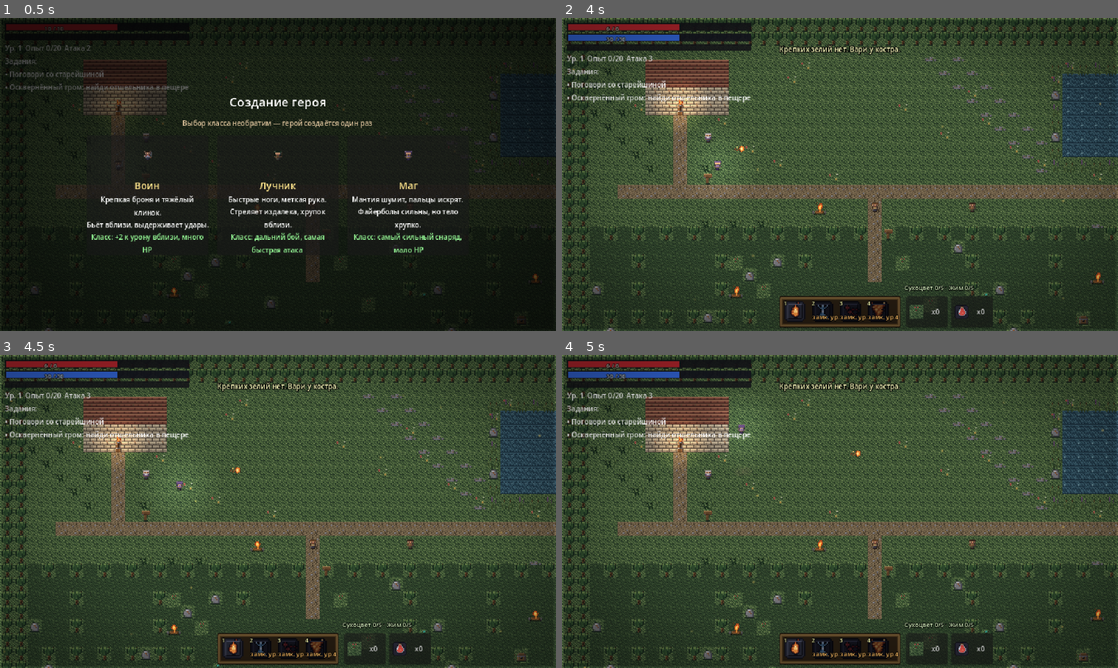
Above: before the commit, frames 1-4 (two rows, left to right).
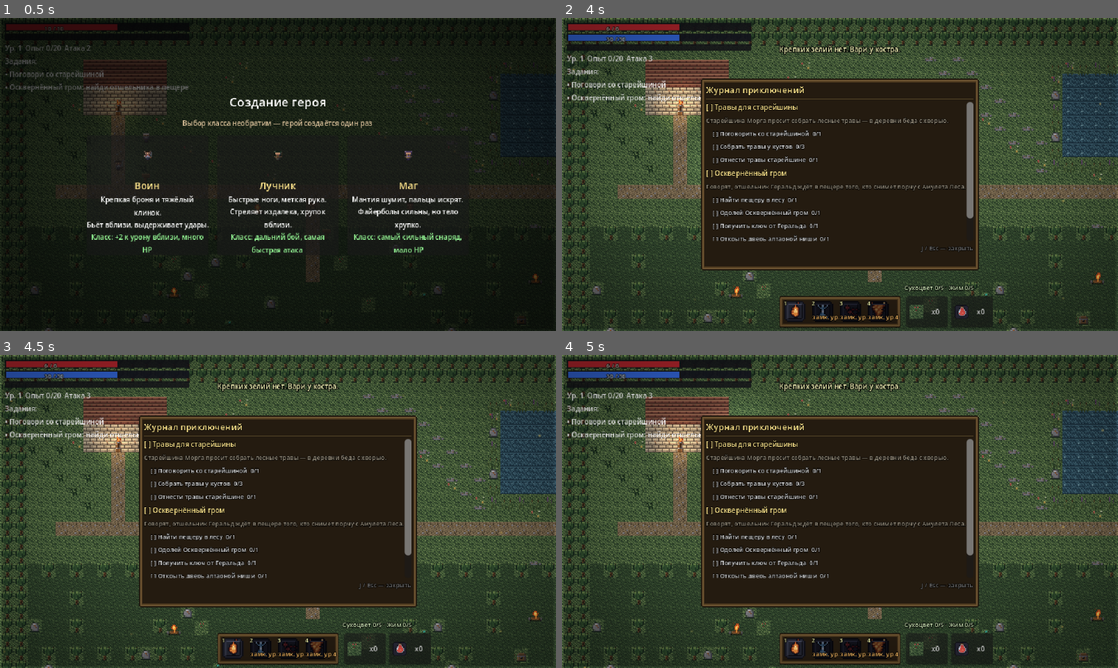
Above: after the commit, the same moments.

Repository: kgazha/shadows-of-the-northwood
Game: Godot game, scene res://scenes/main.tscn
Two runs of this game, one before a commit and one after it. Both use one fixed random seed, a clock stepped at 60 frames per second and the inputs below.
Inputs (mouse positions are in pixels of both pictures, inside the frame that each line leads up to):
- Up to frame 1 (0.5 s): no input
- Up to frame 2 (4 s): tap Enter (ui_accept) at 0.5, 0.77, 2.75, 3.02 s; move the mouse to (962, 158) at 0.52 s; hold D (move_right) 0.53-1.25 s; tap Space (roll) at 0.6, 3.05 s; click (962, 158) at 0.67 s; tap J at 0.8, 2.85, 3.8 s; click "x0" at 1.25 s; click "x0" at 2 s; move the mouse to (728, 190) at 2.77 s; hold S (move_down) 2.78-3.53 s; click (728, 190) at 2.92 s; move the mouse to (895, 105) at 3.52 s; press the mouse at (895, 105) at 3.53 s; hold D (move_right) from 3.53 s (still down)
- Up to frame 3 (4.5 s): move the mouse to (250, 574) at 4.27 s; release D (move_right) at 4.28 s; release the mouse at (250, 574) at 4.28 s; hold W (move_up) from 4.28 s (still down); tap E (interact) at 4.35 s; click (250, 574) at 4.42 s
- Up to frame 4 (5 s): keep holding W (move_up); tap Enter (ui_accept) at 4.52 s; tap Space (roll) at 4.55 s

Frame 1 is identical in both runs. In frame 2, 30% of the frame differs, in the area x 3-75%, y 19-81%; in frame 3, 30%; in frame 4, 30%.

Commit message:
quests: QuestsData registry + Journal (J) side quests via flags, world hook (sand_q merged)

Diff:
--- /dev/null
+++ b/pixel-rpg/scripts/journal.gd
@@ -0,0 +1,193 @@
+class_name Journal
+extends CanvasLayer
+## Журнал приключений: накладное окно поверх HUD, открывается/закрывается
+## клавишей J (physical_keycode — работает и в русской раскладке) и Esc.
+##
+## Создаётся ОДНОЙ строкой из world._ready() (см. интеграционный запрос):
+## 	add_child(Journal.new())
+## Никаких других правок world.gd/hud.gd не требуется.
+##
+## Мышь: когда журнал скрыт — не перехватывает НИЧЕГО (root и все Control
+## в IGNORE, subtree скрыт). У CanvasLayer в Godot 4 нет mouse_filter,
+## поэтому проброс мыши обеспечивается на уровне Control-корня (_root):
+## скрыт => visible=false + все child в MOUSE_FILTER_IGNORE.
+##
+## Прогресс/автостарты не считает: тиком дёргает QuestsData.refresh() —
+## единственный источник правды о квестах. Уведомления — через GameState.toast.
+
+const TICK := 0.35  # сек между аудитами реестра квестов (автостарт/завершение)
+
+var _open := false
+var _dirty := true
+var _tick := 0.0
+var _root: Control
+var _panel: PanelContainer
+var _scroll: ScrollContainer
+var _list: VBoxContainer
+var _frame_tex: Texture2D
+
+func _ready() -> void:
+	layer = 5  # поверх HUD (у hud.gd слой 1, виньетка — внутри hud)
+	# ассет-фолбэки как в hud.gd: без рамки окно остаётся на стиле темы
+	if ResourceLoader.exists("res://assets/ui/panel_frame.png"):
+		_frame_tex = load("res://assets/ui/panel_frame.png")
+	else:
+		push_warning("Нет ассета: assets/ui/panel_frame.png — журнал без рамки")
+	var th := Theme.new()
+	th.default_font_size = 8  # пиксельная сетка HUD: 8 px базовый шрифт
+	_root = Control.new()
+	_root.set_anchors_preset(Control.PRESET_FULL_RECT)
+	_root.mouse_filter = Control.MOUSE_FILTER_IGNORE
+	add_child(_root)
+	_panel = PanelContainer.new()
+	_panel.set_anchors_preset(Control.PRESET_CENTER)
+	_panel.offset_left = -160
+	_panel.offset_right = 160
+	_panel.offset_top = -110
+	_panel.offset_bottom = 110
+	if _frame_tex != null:
+		_panel.add_theme_stylebox_override("panel", _ui_frame_style(6.0))
+	var vb := VBoxContainer.new()
+	vb.add_theme_constant_override("separation", 3)
+	_panel.add_child(vb)
+	var title := _mk_label("Журнал приключений", 10, Color(1, 0.9, 0.55))
+	vb.add_child(title)
+	var sep := ColorRect.new()
+	sep.custom_minimum_size = Vector2(0, 1)
+	sep.color = Color(1, 0.85, 0.5, 0.3)
+	sep.mouse_filter = Control.MOUSE_FILTER_IGNORE
+	vb.add_child(sep)
+	_scroll = ScrollContainer.new()
+	_scroll.custom_minimum_size = Vector2(296, 160)
+	_scroll.horizontal_scroll_mode = ScrollContainer.SCROLL_MODE_DISABLED
+	vb.add_child(_scroll)
+	_list = VBoxContainer.new()
+	_list.add_theme_constant_override("separation", 4)
+	_list.size_flags_horizontal = Control.SIZE_EXPAND_FILL
+	_scroll.add_child(_list)
+	var hint := _mk_label("J / Esc — закрыть", 7, Color(1, 1, 1, 0.45))
+	hint.horizontal_alignment = HORIZONTAL_ALIGNMENT_RIGHT
+	vb.add_child(hint)
+	_panel.theme = th
+	_root.add_child(_panel)
+	close()  # стартовое состояние: скрыт, мышь насквозь
+	GameState.quest_changed.connect(func() -> void: _dirty = true)
+
+func _process(delta: float) -> void:
+	_tick -= delta
+	if _tick > 0.0:
+		return
+	_tick = TICK
+	QuestsData.refresh(GameState)  # автостарты/завершения: только флаги "q." + toast
+	if _open and GameState.input_locked:
+		close()  # открылся диалог/модалка — журнал не должен мешать
+	if _open and _dirty:
+		_dirty = false
+		_rebuild()
+
+# --- публичный API ---
+
+func open() -> void:
+	if _open:
+		return
+	_open = true
+	_dirty = false
+	_rebuild()
+	_root.visible = true
+	_panel.mouse_filter = Control.MOUSE_FILTER_STOP
+	_scroll.mouse_filter = Control.MOUSE_FILTER_STOP
+	_scroll.scroll_vertical = 0
+	GameAudio.sfx("book")  # шелест страниц; нет файла — тихий пропуск
+
+func close() -> void:
+	_open = false
+	_root.visible = false
+	_set_mouse_pass(_root)  # скрыт => НИ ОДИН control не ловит мышь
+
+func toggle() -> void:
+	if _open:
+		close()
+	else:
+		open()
+
+func is_open() -> bool:
+	return _open
+
+# --- ввод ---
+
+## Physical-код: буква на физической клавише, раскладка (ру/англ) не важна.
+func _unhandled_key_input(event: InputEvent) -> void:
+	if not (event is InputEventKey) or event.echo or not event.pressed:
+		return
+	if event.physical_keycode == KEY_J:
+		if _open:
+			close()
+			get_viewport().set_input_as_handled()
+		elif not GameState.input_locked:  # диалог/модалка — журнал не открываем
+			open()
+			get_viewport().set_input_as_handled()
+	elif event.physical_keycode == KEY_ESCAPE and _open:
+		close()
+		get_viewport().set_input_as_handled()
+
+# --- построение списка квестов ---
+
+func _rebuild() -> void:
+	for ch in _list.get_children():
+		ch.queue_free()
+	var entries: Array = QuestsData.entries(GameState)
+	if entries.is_empty():
+		_list.add_child(_mk_label("Записей пока нет.\nПоговори со старейшиной в деревне.", 8, Color(0.85, 0.8, 0.7, 0.8)))
+		return
+	for raw_e in entries:
+		var e: Dictionary = raw_e
+		var st := int(e.get("status", 0))
+		var head: String = "[x] " if st == QuestsData.STATUS_DONE else "[ ] "
+		var col := Color(0.55, 0.85, 0.5) if st == QuestsData.STATUS_DONE else (Color(1, 0.9, 0.55) if bool(e.get("story", false)) else Color(0.7, 0.88, 1.0))
+		var t := _mk_label(head + String(e.get("title", "")), 8, col)
+		_list.add_child(t)
+		var d := _mk_label(String(e.get("desc", "")), 7, Color(0.85, 0.8, 0.7, 0.7))
+		d.autowrap_mode = TextServer.AUTOWRAP_WORD_SMART
+		d.custom_minimum_size = Vector2(280, 0)
+		_list.add_child(d)
+		for raw_tg in e.get("targets", []):
+			var tg: Dictionary = raw_tg
+			var done := bool(tg.get("done", false))
+			var row := _mk_label("    %s %s  %d/%d" % ["[x]" if done else "[ ]", String(tg.get("label", "")), int(tg.get("cur", 0)), int(tg.get("need", 1))], 7, Color(0.55, 0.85, 0.5) if done else Color(1, 1, 1, 0.85))
+			_list.add_child(row)
+
+# --- мелкие хелперы стиля (в тон hud.gd) ---
+
+func _mk_label(text: String, font_size: int, color: Color) -> Label:
+	var l := Label.new()
+	l.text = text
+	l.add_theme_font_size_override("font_size", font_size)
+	l.add_theme_color_override("font_color", color)
+	l.add_theme_color_override("font_outline_color", Color(0, 0, 0, 0.9))
+	l.add_theme_constant_override("outline_size", 3)
+	l.mouse_filter = Control.MOUSE_FILTER_IGNORE
+	return l
+
+## Скрытый журнал мышь не перехватывает вовсе: весь subtree в IGNORE.
+func _set_mouse_pass(n: Node) -> void:
+	if n is Control:
+		(n as Control).mouse_filter = Control.MOUSE_FILTER_IGNORE
+	for c in n.get_children():
+		_set_mouse_pass(c)
+
+## Клон _ui_frame_style из hud.gd: Kenney 9-slice рамка 32x32, край 4 px.
+func _ui_frame_style(content: float) -> StyleBoxTexture:
+	if _frame_tex == null:
+		return null
+	var sb := StyleBoxTexture.new()
+	sb.texture = _frame_tex
+	sb.region_rect = Rect2(0, 0, 32, 32)
+	sb.texture_margin_left = 4
+	sb.texture_margin_top = 4
+	sb.texture_margin_right = 4
+	sb.texture_margin_bottom = 4
+	sb.content_margin_left = content
+	sb.content_margin_top = content
+	sb.content_margin_right = content
+	sb.content_margin_bottom = content
+	return sb
--- /dev/null
+++ b/pixel-rpg/scripts/quests_data.gd
@@ -0,0 +1,247 @@
+class_name QuestsData
+extends RefCounted
+## Статический реестр квестов «Теней Северного Леса» (волна «контент»).
+##
+## Модель: квест = id + название + описание + цепочка целей. Прогресс считается
+## ТОЛЬКО как функция от GameState (var-поля, get_flag) — никакой записи в
+## GameState, кроме set_flag для служебных флагов с префиксом "q." и emit
+## сигналов toast / quest_changed (автостарт/завершение побочных квестов).
+##
+## Сюжетные квесты (elder/slime/cave) обёрнуты в эту модель, но их поля-канон
+## (elder_quest / slime_quest / cave_state) остаются в GameState и здесь
+## только читаются — переходы по-прежнему пишет world.gd через диалоги.
+##
+## Служебные флаги системы (хранилище GameState.flags, префикс "q."):
+##  "q.<quest_id>" — статус побочного квеста: 1 активен, 2 выполнен (нет = 0);
+##  "q.got.<mat>"  — накоплено материала за игру (для целей типа collect_mat);
+##  "q.last.<mat>" — последнее виденное количество материала (для счёта дельты).
+##
+## Единственный носитель системы — journal.gd: он дёргает refresh() тиком.
+## Без журнала (не интегрирован) квесты-обёртки читаются корректно, но
+## автостарт побочек не происходит — это штатная деградация.
+
+const FLAG_PREFIX := "q."        # статусы побочных квестов: "q." + id
+const GOT_PREFIX := "q.got."     # накоплено материала: "q.got." + material id
+const LAST_PREFIX := "q.last."   # последнее виденное кол-во: "q.last." + id
+
+const STATUS_NONE := 0     # не начат (для побочек — не виден в журнале)
+const STATUS_ACTIVE := 1   # активен
+const STATUS_DONE := 2     # выполнен
+
+## Реестр. Порядок словаря = порядок показа в журнале (сюжетные первыми).
+## Цели: {"type", "label", "need", ["mat"]} — прогресс считает progress() по type.
+## Поле "when" (только побочки) — код условия автостарта в _cond_met().
+const QUESTS := {
+	"elder": {
+		"title": "Травы для старейшины",
+		"desc": "Старейшина Морга просит собрать лесные травы — в деревни беда с хворью.",
+		"story": true,
+		"targets": [
+			{"type": "talk_elder", "label": "Поговорить со старейшиной", "need": 1},
+			{"type": "collect_herb", "label": "Собрать травы у кустов", "need": 3},
+			{"type": "deliver_elder", "label": "Отнести травы старейшине", "need": 1},
+		],
+	},
+	"slime": {
+		"title": "Трофеи со слаймов",
+		"desc": "Торговец платит за доказанные победы над слаймами тощего леса.",
+		"story": true,
+		"targets": [
+			{"type": "kill_slime", "label": "Разобраться со слаймами", "need": 3},
+			{"type": "deliver_slime", "label": "Вернуться к торговцу за наградой", "need": 1},
+		],
+	},
+	"cave": {
+		"title": "Осквернённый гром",
+		"desc": "Говорят, отшельник Геральд ждёт в пещере того, кто снимет порчу с Амулета Леса.",
+		"story": true,
+		"targets": [
+			{"type": "visit_cave", "label": "Найти пещеру в лесу", "need": 1},
+			{"type": "defeat_boss", "label": "Одолей Осквернённый гром", "need": 1},
+			{"type": "get_key", "label": "Получить ключ от Геральда", "need": 1},
+			{"type": "open_door", "label": "Открыть дверь алтарной ниши", "need": 1},
+			{"type": "take_amulet", "label": "Взять Амулет Леса из сундука", "need": 1},
+			{"type": "return_amulet", "label": "Вернуть амулет Геральду", "need": 1},
+		],
+	},
+	"q_suhotsvet": {
+		"title": "Сухоцвет впрок",
+		"desc": "Сухоцвет — трофей со слаймов, основа зелий. Собери пять штук: считается накопленное, варить можно.",
+		"when": "has_suhotsvet",
+		"targets": [
+			{"type": "collect_mat", "mat": "suhotsvet", "label": "Собрать сухоцвет", "need": 5},
+		],
+	},
+	"q_campfires": {
+		"title": "Привал у трёх костров",
+		"desc": "Старая примета: кто отдохнул у каждого костра Северного Леса — тому лес больше не враг.",
+		"when": "first_campfire",
+		"targets": [
+			{"type": "rest_campfire", "label": "Отдохнуть у костров леса", "need": 3},
+		],
+	},
+	"q_slimehunt": {
+		"title": "Зачистка леса",
+		"desc": "Торговец просит не останавливаться на трёх: вычисти лес так, чтобы слаймов стало вполовину меньше.",
+		"when": "slime_quest_done",
+		"targets": [
+			{"type": "kill_slime", "label": "Уничтожить слаймов (всего)", "need": 8},
+		],
+	},
+}
+
+static func ids() -> Array:
+	return QUESTS.keys()
+
+## Справочник квеста (константный словарь — не мутировать!). {} если id нет.
+static func quest_def(id: String) -> Dictionary:
+	return QUESTS.get(id, {})
+
+static func is_story(id: String) -> bool:
+	return bool(quest_def(id).get("story", false))
+
+## Статус квеста: сюжетные — из полей-канона GameState, побочки — из флага "q.<id>".
+static func status(gs, id: String) -> int:
+	match id:
+		"elder":
+			return STATUS_DONE if int(gs.elder_quest) >= 2 else STATUS_ACTIVE
+		"slime":
+			var sq := clampi(int(gs.slime_quest), 0, 2)
+			return sq
+		"cave":
+			return STATUS_DONE if int(gs.cave_state) >= 4 else STATUS_ACTIVE
+	return int(gs.get_flag(FLAG_PREFIX + id, 0))
+
+## Показывать ли квест в журнале: побочки — только начатые; «Гром» и «Травы»
+## видны с нуля (как в HUD-строке «Задания»), слаймы — после разговора с торговцем.
+static func visible_in_journal(gs, id: String) -> bool:
+	match id:
+		"elder":
+			return true
+		"slime":
+			return int(gs.slime_quest) >= 1
+		"cave":
+			return true
+	return int(gs.get_flag(FLAG_PREFIX + id, 0)) != STATUS_NONE
+
+## Прогресс одной цели (0..+; витрина клампит к need). param — mat для collect_mat.
+static func progress(gs, type: String, param: String = "") -> int:
+	match type:
+		"talk_elder":
+			return 1 if int(gs.elder_quest) >= 1 else 0
+		"collect_herb":
+			return int(gs.herbs)
+		"deliver_elder":
+			return 1 if int(gs.elder_quest) >= 2 else 0
+		"kill_slime":
+			return int(gs.slime_kills)
+		"deliver_slime":
+			return 1 if int(gs.slime_quest) >= 2 else 0
+		"visit_cave":
+			return 1 if (bool(gs.seen_cave_intro) or bool(gs.in_cave)) else 0
+		"accept_hermit":
+			return 1 if int(gs.cave_state) >= 1 else 0
+		"defeat_boss":
+			return 1 if bool(gs.boss_defeated) else 0
+		"get_key":
+			return 1 if int(gs.cave_state) >= 3 else 0
+		"open_door":
+			return 1 if bool(gs.door_opened) else 0
+		"take_amulet":
+			return 1 if (bool(gs.has_amulet) or int(gs.cave_state) >= 4) else 0
+		"return_amulet":
+			return 1 if int(gs.cave_state) >= 4 else 0
+		"collect_mat":
+			return int(gs.get_flag(GOT_PREFIX + param, 0))
+		"rest_campfire":
+			var cf: Variant = gs.campfires_used
+			return cf.size() if typeof(cf) == TYPE_DICTIONARY else 0
+	push_warning("QuestsData: неизвестный тип цели: %s" % type)
+	return 0
+
+## Все цели выполнены? (для side-квестов — сигнал завершения в refresh()).
+static func is_complete(gs, id: String) -> bool:
+	var targets: Array = quest_def(id).get("targets", [])
+	if targets.is_empty():
+		return false
+	for d in targets:
+		var td: Dictionary = d
+		if progress(gs, String(td.get("type", "")), String(td.get("mat", ""))) < int(td.get("need", 1)):
+			return false
+	return true
+
+## Готовые данные для журнала: массив
+## {id, title, desc, status, story, targets:[{label, cur, need, done}]}
+## только для видимых квестов, в порядке реестра.
+static func entries(gs) -> Array:
+	var out: Array = []
+	for raw_id in QUESTS:
+		var id := String(raw_id)
+		if not visible_in_journal(gs, id):
+			continue
+		var def: Dictionary = QUESTS[id]
+		var st := status(gs, id)
+		var targets: Array = []
+		for raw_t in def.get("targets", []):
+			var td: Dictionary = raw_t
+			var need := maxi(1, int(td.get("need", 1)))
+			var p := mini(need, progress(gs, String(td.get("type", "")), String(td.get("mat", ""))))
+			# выполненный квест показывает все цели закрытыми: счётчики-
+			# расходники (травы) после сдачи обнулены каноном — не пугать игрока
+			var done := p >= need or st == STATUS_DONE
+			targets.append({"label": String(td.get("label", "")), "cur": need if done else p, "need": need, "done": done})
+		out.append({
+			"id": id,
+			"title": String(def.get("title", id)),
+			"desc": String(def.get("desc", "")),
+			"status": st,
+			"story": is_story(id),
+			"targets": targets,
+		})
+	return out
+
+## Тик системы (вызывает journal.gd): счётчики материалов + автостарты +
+## автозавершение побочных квестов. Пишет ТОЛЬКО флаги "q.*"; уведомления —
+## toast; автосейв — quest_changed. Сюжетные квесты не трогает никогда.
+static func refresh(gs) -> void:
+	_track_material(gs, "suhotsvet")
+	for raw_id in QUESTS:
+		var id := String(raw_id)
+		if is_story(id):
+			continue
+		var def: Dictionary = QUESTS[id]
+		match status(gs, id):
+			STATUS_NONE:
+				if _cond_met(gs, String(def.get("when", ""))):
+					gs.set_flag(FLAG_PREFIX + id, STATUS_ACTIVE)
+					gs.toast.emit("Новый квест: %s (J — журнал)" % String(def.get("title", id)))
+					gs.quest_changed.emit()
+			STATUS_ACTIVE:
+				if is_complete(gs, id):
+					gs.set_flag(FLAG_PREFIX + id, STATUS_DONE)
+					gs.toast.emit("Квест выполнен: %s!" % String(def.get("title", id)))
+					gs.quest_changed.emit()
+			_:
+				pass
+
+## Кумулятивный учёт собранного материала: сколько прибавилось в рюкзаке с
+## прошлого тика — то «собрано» (варка/трата не откатывает прогресс цели).
+static func _track_material(gs, mid: String) -> void:
+	var last := int(gs.get_flag(LAST_PREFIX + mid, 0))
+	var cur := int(gs.mat_count(mid))
+	if cur > last:
+		gs.set_flag(GOT_PREFIX + mid, int(gs.get_flag(GOT_PREFIX + mid, 0)) + (cur - last))
+	if cur != last:
+		gs.set_flag(LAST_PREFIX + mid, cur)
+
+## Коды условий автостарта побочных квестов (поле "when" в QUESTS).
+static func _cond_met(gs, when: String) -> bool:
+	match when:
+		"has_suhotsvet":
+			return int(gs.mat_count("suhotsvet")) > 0
+		"first_campfire":
+			var cf: Variant = gs.campfires_used
+			return typeof(cf) == TYPE_DICTIONARY and cf.size() > 0
+		"slime_quest_done":
+			return int(gs.slime_quest) >= 2
+	return false
--- a/pixel-rpg/scripts/world.gd
+++ b/pixel-rpg/scripts/world.gd
@@ -111,6 +111,7 @@
 	hud = load("res://scripts/hud.gd").new()
 	add_child(hud)
 	hud.setup(self)
+	add_child(Journal.new())  # журнал квестов (J): quests_data.gd + journal.gd, самодостаточен
 	if GameState.load_game():
 		apply_zone(GameState.in_cave, false)
 		if GameState.pos_valid:
Not shown, added: pixel-rpg/scripts/journal.gd.uid
Not shown, added: pixel-rpg/scripts/quests_data.gd.uid
